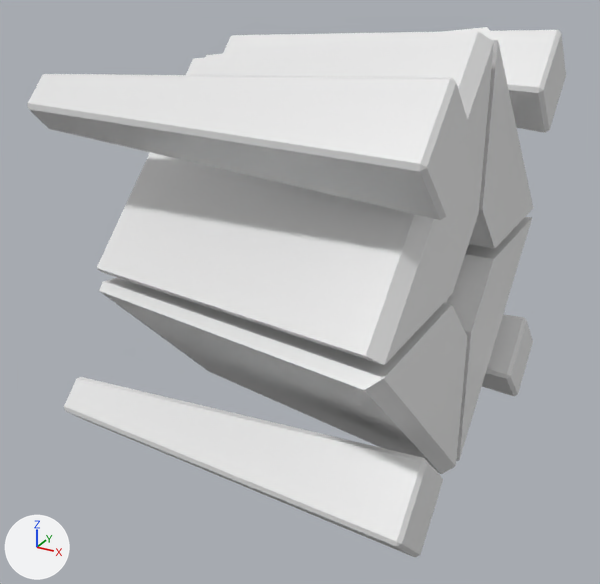
The FBX model Elderland/Assets/Models/Blender/Enemy/Ranged Enemy/RangedEnemy.fbx: old version first, new version second.
One viewpoint serves both versions: a 50 mm camera at (2.33, -4.63, 1.94) aimed at (-0.14, -0.14, -0.3). Lighting does not change. The marker at lower left points along +X, +Y and +Z. Where no turn or scale is listed for an object, it has been applied to the vertices.
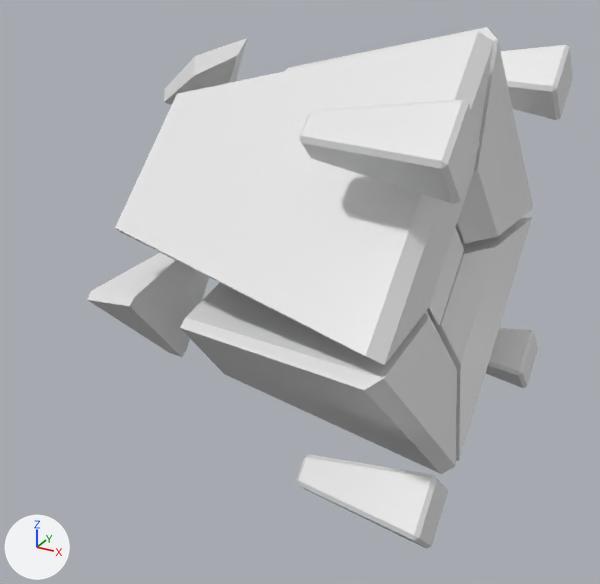
The change, as a list of edits to the scene's bpy script:
```text
Change me_cube_008:
    remove me_cube_008.from_pydata(...)  # 24 vertices, 26 faces; spans x -2.28..0.25, y -0.33..0.33, z -0.33..0.33
    add me_cube_008.from_pydata(...)  # 24 vertices, 26 faces; spans x -0.51..0.31, y -0.24..0.24, z -0.24..0.24
    me_cube_008 part 6: 24 of 24 vertices moved; they spanned x -2.28..0.25, y -0.33..0.33, z -0.33..0.33 and now span x -0.51..0.31, y -0.24..0.24, z -0.24..0.24; mean shift (0.92, 0.0, 0.0); largest move (-2.28, 0.0, -0.14) -> (-0.51, 0.0, -0.1)
Change me_cube_013:
    remove me_cube_013.from_pydata(...)  # 16 vertices, 12 faces; spans x -0.97..1.0, y -1.43..-0.03, z -1.43..-0.03
    add me_cube_013.from_pydata(...)  # 32 vertices, 21 faces; spans x -1.28..1.0, y -1.43..-0.03, z -1.43..0.02
    me_cube_013 part 2: a new loose piece of 13 vertices spanning x -1.28..-0.81, y -1.07..-0.03, z -0.99..0.02, in mat_stone_material (white #e7e7e7)
    me_cube_013 part 3
    4 vertices are removed from x -0.97..1.0, y -1.12..-0.03, z -1.12..-0.03
    8 faces are deleted
    4 vertices move from x -0.97..-0.59, y -1.16..-0.03, z -1.16..-0.03 to x -0.71..-0.42, y -1.1..-0.03, z -1.03..-0.03
    7 vertices are added at x -0.7..0.95, y -1.07..-0.04, z -0.98..-0.04
    8 new faces join them
Change me_cube_001:
    remove me_cube_001.from_pydata(...)  # 24 vertices, 26 faces; spans x -2.27..0.25, y -0.33..0.33, z -0.33..0.33
    add me_cube_001.from_pydata(...)  # 24 vertices, 26 faces; spans x -0.5..0.31, y -0.24..0.24, z -0.24..0.24
    me_cube_001 part 7: 24 of 24 vertices moved; they spanned x -2.27..0.25, y -0.33..0.33, z -0.33..0.33 and now span x -0.5..0.31, y -0.24..0.24, z -0.24..0.24; mean shift (0.92, 0.0, 0.0); largest move (-2.27, -0.14, 0.0) -> (-0.5, -0.1, 0.0)
Change me_cube_007:
    remove me_cube_007.from_pydata(...)  # 24 vertices, 26 faces; spans x -2.27..0.25, y -0.33..0.33, z -0.33..0.33
    add me_cube_007.from_pydata(...)  # 24 vertices, 26 faces; spans x -0.5..0.31, y -0.24..0.24, z -0.24..0.24
    me_cube_007 part 1: 24 of 24 vertices moved; they spanned x -2.27..0.25, y -0.33..0.33, z -0.33..0.33 and now span x -0.5..0.31, y -0.24..0.24, z -0.24..0.24; mean shift (0.92, 0.0, 0.0); largest move (-2.27, 0.0, -0.14) -> (-0.5, 0.0, -0.1)
Change me_cube_011:
    where me_cube_011.from_pydata(...)  # 16 vertices, 12 faces; spans x -0.97..1.0, y -1.43..-0.03, z 0.03..1.43
    verts and faces of me_cube_011; kept vertices keep their numbers, new ones are numbered from 16
    me_cube_011 part 5
    add delete_faces([(0, 8, 11, 2, 3, 1), (4, 10, 9, 5, 7, 6), (1, 3, 6, 7)])
    add verts[1] = (0.8, -0.04, 0.4)  # moved
    add verts[7] = (0.8, -0.4, 0.04)  # moved
    add verts[2] = (-0.97, -0.22, 0.92)  # moved
    add verts[4] = (-0.97, -0.92, 0.23)  # moved, pixel (120, 232)
    add verts[14] = (-0.97, -0.96, 0.27)  # moved, pixel (115, 227)
    add verts[13] = (-0.97, -0.27, 0.96)  # moved, pixel (176, 93)
    add verts[16] = (0.95, -0.04, 0.65)  # pixel (473, 171)
    add verts[17] = (0.95, -0.65, 0.04)  # pixel (429, 306)
    add faces += [(0, 8, 11, 2, 3, 16, 1), (4, 10, 9, 5, 7, 17, 6), (1, 16, 17, 7), (3, 6, 17, 16)]
Change me_cube_006:
    remove me_cube_006.from_pydata(...)  # 24 vertices, 26 faces; spans x -2.27..0.25, y -0.33..0.33, z -0.33..0.33
    add me_cube_006.from_pydata(...)  # 24 vertices, 26 faces; spans x -0.5..0.31, y -0.24..0.24, z -0.24..0.24
    me_cube_006 part 4: the whole mesh is rebuilt
```

What differs and where, as boxes [x1, y1, x2, y2] in the pictures (600 x 584 px; the box of a moved part takes in the faces that stretch with it):
'Cube.006', reshaped: before [97, 31, 494, 365]; after [115, 32, 494, 365]
'Cube.001', reshaped (59% narrower, 28% shorter): before [27, 74, 473, 220]; after [299, 99, 480, 204]
'Cube.008', reshaped (13% taller): before [99, 278, 467, 474]; after [88, 253, 457, 474]
'Cube.004', reshaped (60% narrower, 47% shorter): before [64, 377, 443, 557]; after [297, 454, 448, 549]
'Cube.003', reshaped: before [223, 30, 566, 133]; after [500, 45, 573, 120]
'Cube.002', reshaped: before [482, 314, 533, 396]; after [486, 328, 538, 388]
part 2 of me_cube_013, added: after [88, 253, 209, 357]
part 3 of me_cube_013, moved or reshaped: before [99, 278, 467, 466]; after [180, 283, 457, 466]
part 5 of me_cube_011, moved or reshaped: before [97, 31, 494, 363]; after [115, 32, 494, 361]
